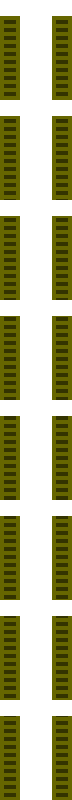
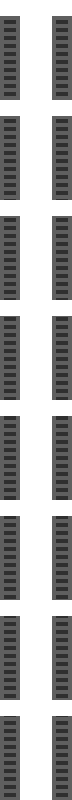
Layers edited between the first and the second 72x800 image:
painted on "krok1-start" over (0, 16, 72, 100)
painted on "krok2" over (0, 116, 72, 200)
painted on "krok3" over (0, 216, 72, 300)
painted on "krok4" over (0, 316, 72, 400)
painted on "krok5" over (0, 416, 72, 500)
painted on "krok6" over (0, 516, 72, 600)
painted on "krok7" over (0, 616, 72, 700)
painted on "krok8-ostatni" over (0, 716, 72, 800)
